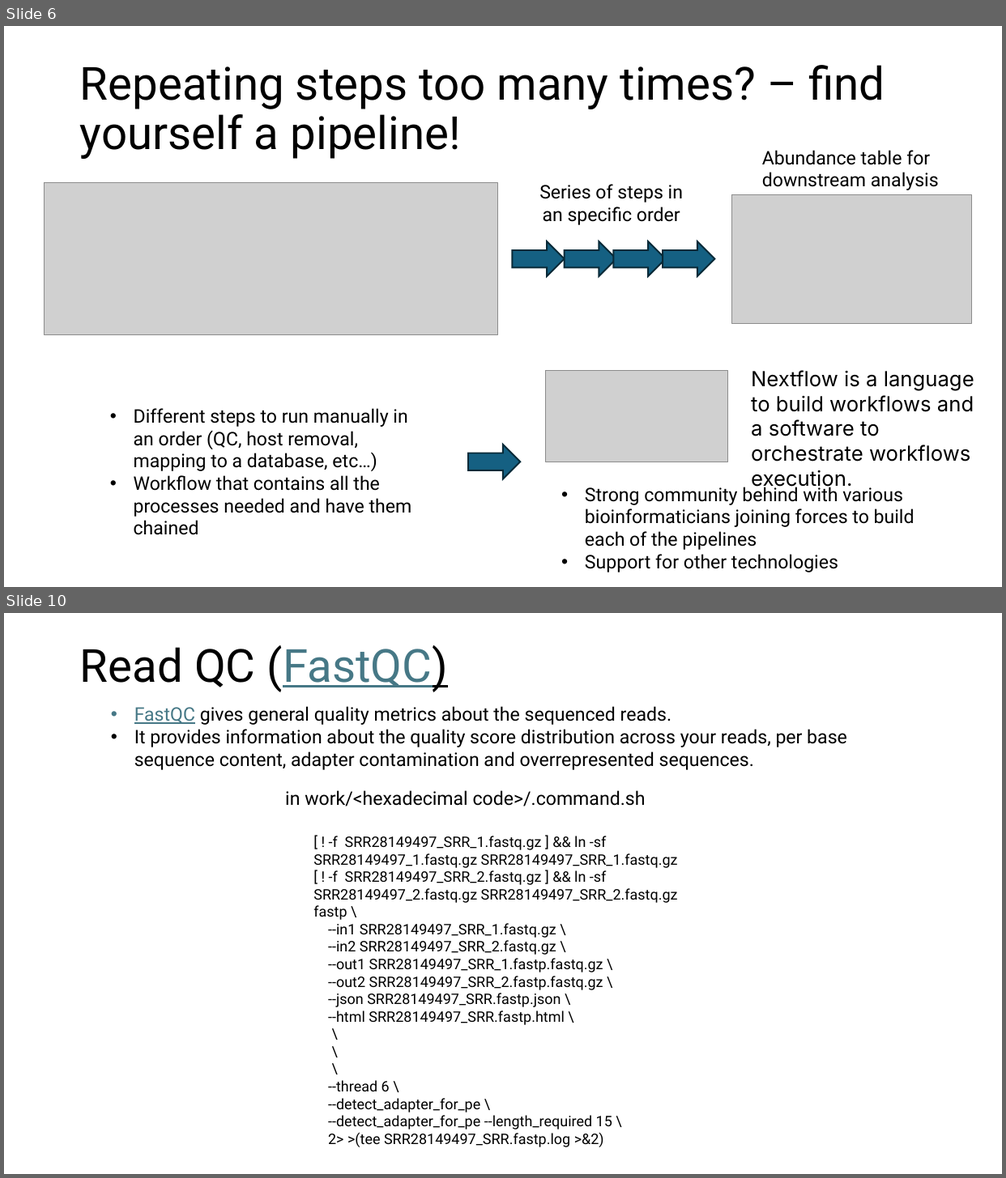
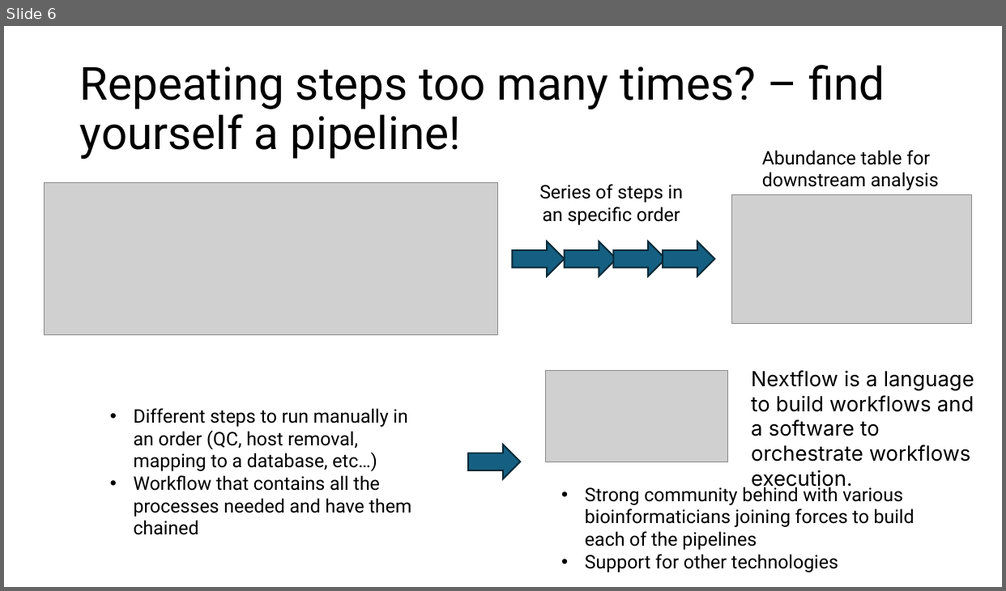
Before and after one commit to biosustain/dsp_metagenomics_training, a slide deck: course_contents/DataProcessing_taxprofiler.pptx. Shown one above the other, each under a label of ours: slides 6 and 10 before the commit, slide 6 after it; the slides between them are not shown. The pictures are 1006x1178 and 1006x591 pixels, drawn with LibreOffice and Linux fonts; fonts in the diff are those of the drawing; grey boxes stand for pictures. Boxes give left, top, right and bottom in pixels: in the first picture for what was removed or moved away, otherwise in the second. Text is boxed around its words. In the diff, an @@ line names an element or a change of style, - is before the commit and + after.

```diff
--- a/course_contents/DataProcessing_taxprofiler.pptx
+++ b/course_contents/DataProcessing_taxprofiler.pptx
@@ slide 10 removed at (4,613,1002,1174), background #FFFFFF @@
@@ title removed at (80,645,449,692) @@
-Read QC (FastQC)
@@ text removed at (134,706,847,770) @@
-• FastQC gives general quality metrics about the sequenced reads.
-• It provides information about the quality score distribution across your reads, per base sequence content, adapter contamination and overrepresented sequences.
@@ text removed at (285,790,646,807) @@
-in work/<hexadecimal code>/.command.sh
@@ text removed at (313,836,678,1148) @@
-[ ! -f SRR28149497_SRR_1.fastq.gz ] && ln -sf SRR28149497_1.fastq.gz SRR28149497_SRR_1.fastq.gz
-[ ! -f SRR28149497_SRR_2.fastq.gz ] && ln -sf SRR28149497_2.fastq.gz SRR28149497_SRR_2.fastq.gz
-fastp \
---in1 SRR28149497_SRR_1.fastq.gz \
---in2 SRR28149497_SRR_2.fastq.gz \
---out1 SRR28149497_SRR_1.fastp.fastq.gz \
---out2 SRR28149497_SRR_2.fastp.fastq.gz \
---json SRR28149497_SRR.fastp.json \
---html SRR28149497_SRR.fastp.html \
-\
-\
-\
---thread 6 \
---detect_adapter_for_pe \
---detect_adapter_for_pe --length_required 15 \
-2> >(tee SRR28149497_SRR.fastp.log >&2)
```
Also in this commit, not shown: 4 slides changed, 3 other slides removed, 2 other files.
